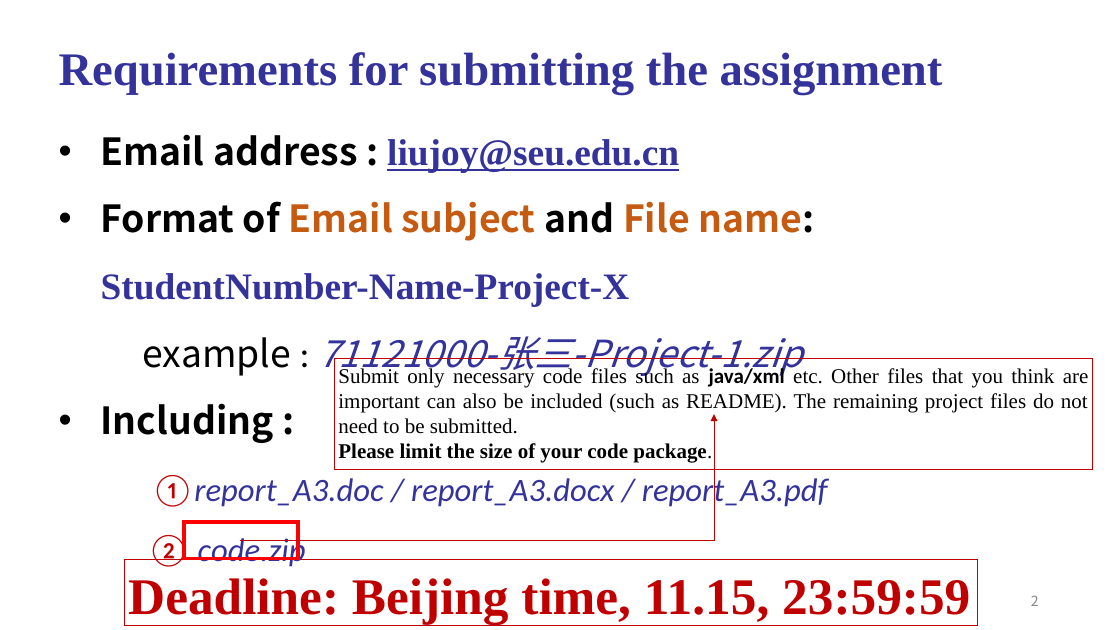
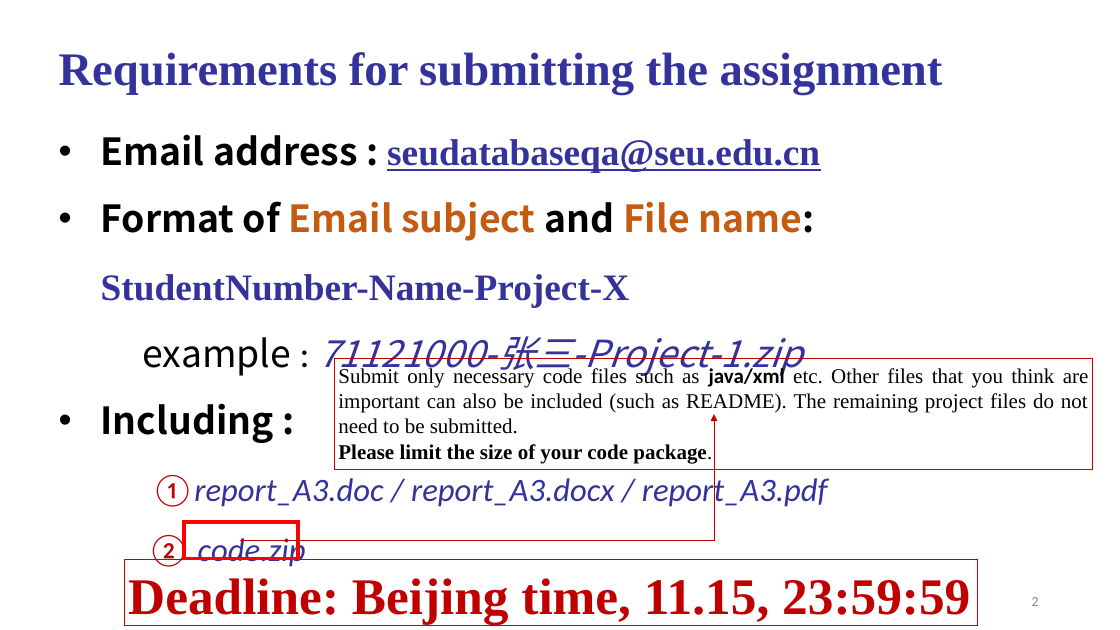
Before and after one commit to gongghao/database-labs, a slide deck: slide 2 of content/projects/project3/materials/Project_3.pptx. Drawn at 1120x630 pixels with LibreOffice and Linux fonts; fonts in the diff are those of the drawing. Boxes give left, top, right and bottom in pixels: in the first picture for what was removed or moved away, otherwise in the second. Text is boxed around its words. In the diff, an @@ line names an element or a change of style, - is before the commit and + after.

```diff
--- a/content/projects/project3/materials/Project_3.pptx
+++ b/content/projects/project3/materials/Project_3.pptx
@@ text at box(101, 134, 820, 172): text changed @@
-• Email address : liujoy@seu.edu.cn
+• Email address : seudatabaseqa@seu.edu.cn
@@ page number at box(1032, 597, 1039, 606): font Noto Sans CJK SC to Calibri @@
```
Also in this commit, not shown: 1 other slide changed, 2 other files.
